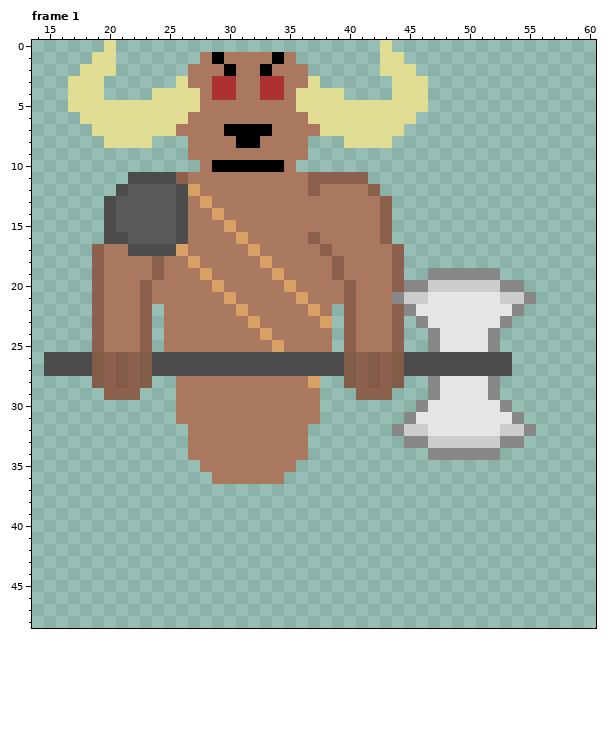
Edited in one commit: pixel-art file (Roguelike TBS/Assets/Sprites/Aseprite Files/MinotaurAttack.ase). This is how it looked before the edit.
54x54 pixels, 4 frames. Colours within 5 levels of each other are drawn and written as one. Shown: frame 1: x 14..60, y 0..48. The old version is drawn lined up with the new one, on the new canvas. The commit also changed other frames, which this record leaves out.
After the commit:
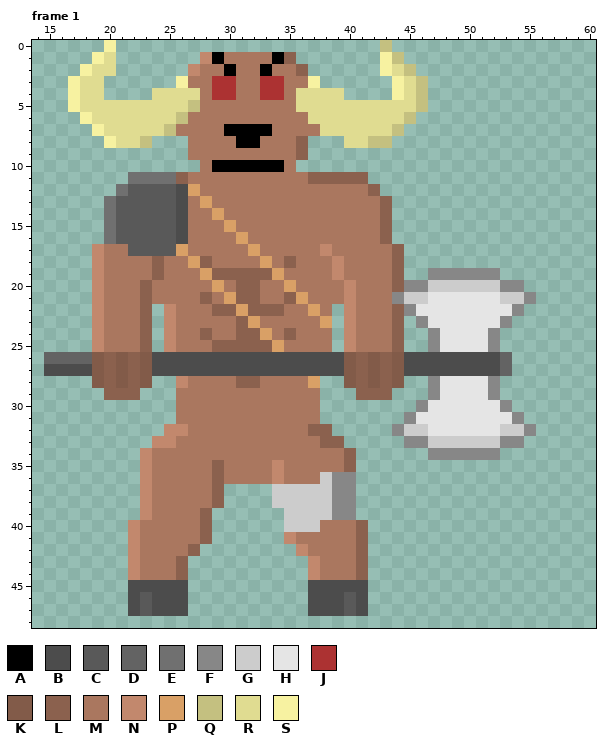
Palette (. is transparent): A #000000  B #4c4c4c  C #595959  D #636363  E #707070  F #878787  G #cccccc  H #e5e5e5  J #ac3232  K #825b49  L #8b614e  M #aa775f  N #c2886d  P #d9a066  Q #c4c080  R #e0dc91  S #f7f2a1
Difference:
canvas 54x54 -> 64x64, the old top-left corner now at 8,0
--- frame 1
@@ x 14..60 @@
- 0 ......R......................R.................
- 1 .....RR.......MAMMMMAM.......RR................
- 2 ....RRR......MMMAMMAMMM......RRR...............
- 3 ...RRR......RMMJJMMJJMMR......RRR..............
- 4 ...RRR....RRRRMJJMMJJMRRRR....RRR..............
- 5 ...RRRRRRRRRRRMMMMMMMMRRRRRRRRRRR..............
- 6 ....RRRRRRRRRMMMMMMMMMMRRRRRRRRR...............
- 7 .....RRRRRRRMMMMAAAAMMMMRRRRRRR................
- 8 ......RRRR...MMMMAAMMMM...RRRR.................
- 9 .............MMMMMMMMMM........................
+ 0 ......S......................Q.................
+ 1 .....SR.......NAMMMMAL.......SQ................
+ 2 ....SRR......NMMAMMAMML......SRQ...............
+ 3 ...SRR......SMMJJMMJJMMS......SRQ..............
+ 4 ...SRR....RRRRMJJMMJJMRRRR....SRQ..............
+ 5 ...SRRRRRRRRRQMMMMMMMMRRRRRRRRRRQ..............
+ 6 ....SRRRRRRRQMMMMMMMMMMRRRRRRRRQ...............
+ 7 .....SRRRRRQMMMMAAAAMMMMRRRRRRQ................
+ 8 ......SRRQ...MMMMAAMMML...RRQQ.................
+ 9 .............MMMMMMMMML........................
 10 ..............MAAAAAAM.........................
-11 ........BBBBLMMMMMMMMMMLLLLL...................
-12 .......BCCCCBPMMMMMMMMMLMMMML..................
-13 ......BCCCCCBMPMMMMMMMMMMMMMML.................
-14 ......BCCCCCBMMPMMMMMMMMMMMMML.................
-15 ......BCCCCCBMMMPMMMMMMMMMMMML.................
-16 ......BBCCCCBMMMMPMMMMMLMMMMML.................
-17 .....LMMBBBBPMMMMMPMMMMMLMMMMML................
-18 .....LMMMMLMMPMMMMMPMMMMMLMMMML................
-19 .....LMMMMLMMMPMMMMMPMMMMLMMMML..FFFFFF........
-20 .....LMMMLMMMMMPMMMMMPMMMMLMMMLFFGGGGGGFF......
-21 .....LMMMLMMMMMMPMMMMMPMMMLMMMFGGHHHHHHGGF.....
-22 .....LMMML.MMMMMMPMMMMMPM.LMMMLFHHHHHHHHF......
-23 .....LMMML.MMMMMMMPMMMMMP.LMMML.FHHHHHHF.......
-24 .....LMMML.MMMMMMMMPMMMMM.LMMML..FHHHHF........
-25 .....LMMML.MMMMMMMMMPMMMM.LMMML..FHHHHF........
-26 .BBBBKLKLKBBBBBBBBBBBBBBBBKLKLKBBBBBBBBB.......
-27 .BBBBKLKLKBBBBBBBBBBBBBBBBKLKLKBBBBBBBBB.......
-28 .....KLKLK..MMMMMMMMMMMP..KLKLK..FHHHHF........
+11 ........EEEELMMMMMMMMMMLLLLL...................
+12 .......ECCCCBPMMMMMMMMMMMMMML..................
+13 ......ECCCCCBMPMMMMMMMMMMMMMML.................
+14 ......ECCCCCBMMPMMMMMMMMMMMMML.................
+15 ......ECCCCCBMMMPMMMMMMMMMMMML.................
+16 ......ECCCCCBMMMMPMMMMMMMMMMML.................
+17 .....NMMCCCCPMMMMMPMMMMMNMMMMML................
+18 .....NMMMMLMMPLMMMMPMLMMMNMMMML................
+19 .....NMMMMLMMMPLLLLLPMMMMNMMMML..FFFFFF........
+20 .....NMMMLMMMMMPMLLMMPMMMMNMMMLFFGGGGGGFF......
+21 .....NMMMLMMMMLMPLLMMLPMMMNMMMFGGHHHHHHGGF.....
+22 .....NMMML.NMMMLLPLLLMMPM.NMMMLFHHHHHHHHF......
+23 .....NMMML.NMMMMMLPMMMMMP.NMMML.FHHHHHHF.......
+24 .....NMMML.NMMLMMLLPMLMMM.NMMML..FHHHHF........
+25 .....NMMML.NMMMLLLLLPMMMM.NMMML..FHHHHF........
+26 .DDDDKLKLKBBBBBBBBBBBBBBBBKLKLKBBBBBBBBD.......
+27 .BBBBKLKLKBBBBBBBBBBBBBBBBKLKLKBBBBBBBBD.......
+28 .....KLKLK..NMMMMLLMMMMP..KLKLK..FHHHHF........
 29 ......LLL...MMMMMMMMMMMM...LLL...FHHHHF........
@@ x 20..43 @@
 31 ......MMMMMMMMMMMM......
-32 .......MMMMMMMMMM.......
-33 .......MMMMMMMMMM.......
-34 .......MMMMMMMMMM.......
-35 ........MMMMMMMM........
-36 .........MMMMMM.........
-37 ........................
-38 ........................
-39 ........................
-40 ........................
-41 ........................
-42 ........................
-43 ........................
-44 ........................
-45 ........................
-46 ........................
-47 ........................
+32 .....NNMMMMMMMMMMLL.....
+33 ....NNMMMMMMMMMMMMLL....
+34 ...NMMMMMMMMMMMMMMMML...
+35 ...NMMMMMLMMMMNMMMMML...
+36 ...NMMMMMLMMMMNMMMGFF...
+37 ...NMMMMML....GGGGGFF...
+38 ...NMMMMML....GGGGGFF...
+39 ...NMMMML......GGGGFF...
+40 ..NMMMMML......GGGMMML..
+41 ..NMMMMML......NMMMMML..
+42 ..NMMMML........NMMMML..
+43 ..NMMML..........NMMML..
+44 ..NMMML..........NMMML..
+45 ..BBBBB..........BBBBB..
+46 ..BCBBB..........BBBCB..
+47 ..BCBBB..........BBBCB..
 48 ........................
Boxes around the changes in both pictures, in picture pixels (x1, y1, x2, y2):
changed: (44, 40, 368, 616)
changed: (368, 40, 428, 148)
changed: (500, 352, 512, 376)
